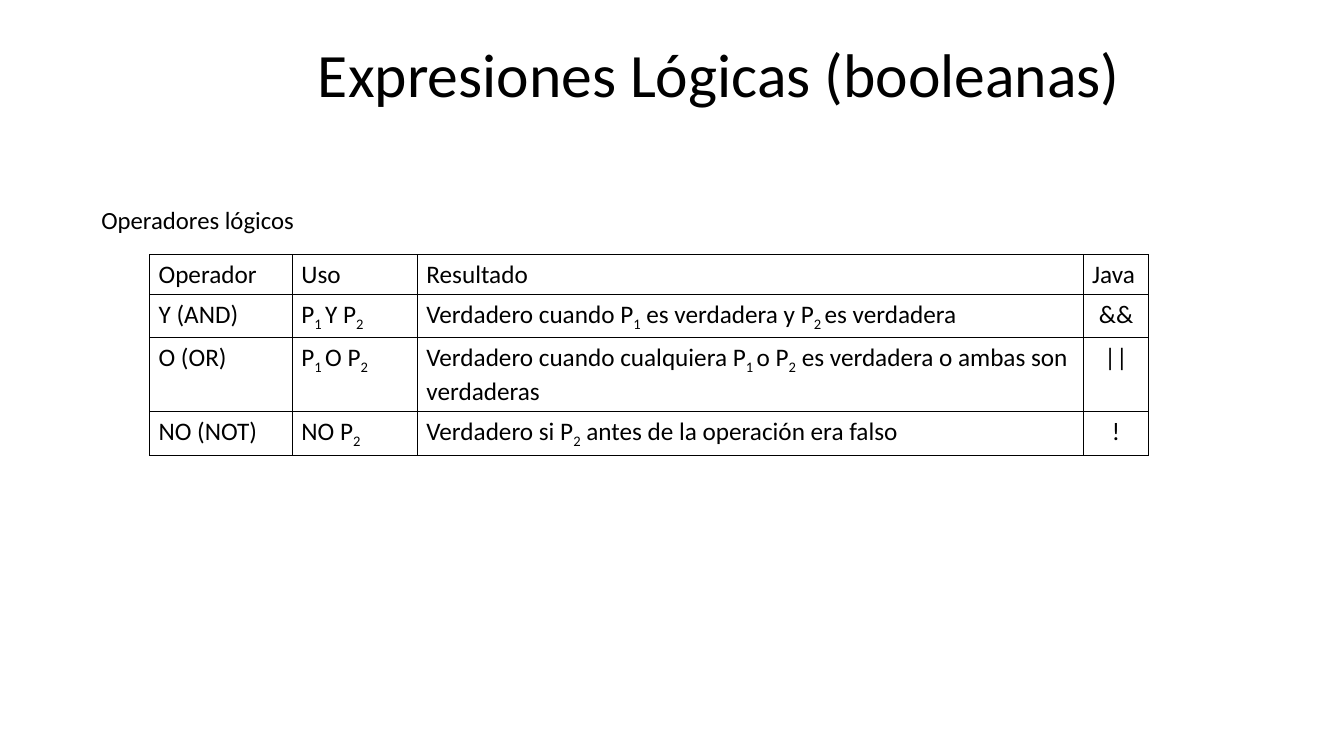
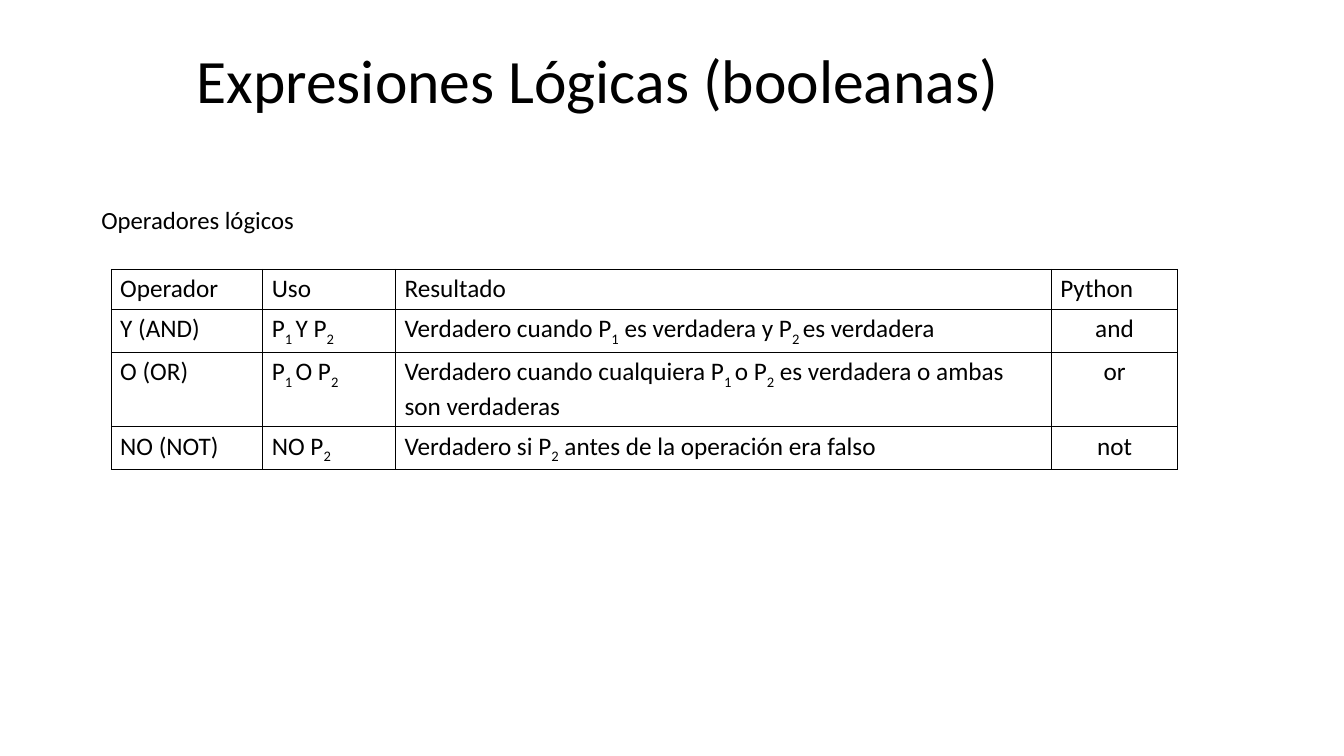
Before and after one commit to CesarLopez-Profe/Fundamentos_Python, a slide deck: slide 42 of Slides/1_Intro_Progr.pptx. Drawn at 1344x756 pixels with LibreOffice and Linux fonts; fonts in the diff are those of the drawing; background and template pictures are left out. Boxes give left, top, right and bottom in pixels: in the first picture for what was removed or moved away, otherwise in the second. Text is boxed around its words. In the diff, an @@ line names an element or a change of style, - is before the commit and + after.

```diff
--- a/Slides/1_Intro_Progr.pptx
+++ b/Slides/1_Intro_Progr.pptx
@@ text "Expresiones Lógicas (booleanas)": place and size @@
-text "Expresiones Lógicas (booleanas)" at (318, 52, 1120, 108)
+text "Expresiones Lógicas (booleanas)" at (196, 58, 998, 114)
@@ table at (111, 270, 1178, 465) @@
-row 1, column 4: Java
+row 1, column 4: Python
-row 2, column 4: &&
+row 2, column 4: and
-row 3, column 4: ||
+row 3, column 4: or
-row 4, column 4: !
+row 4, column 4: not
@@ table: place and size @@
-table at (149, 254, 1150, 450)
+table at (111, 270, 1178, 465)
```
Also in this commit, not shown: 1 other slide changed, 1 slide removed, 2 other files.
